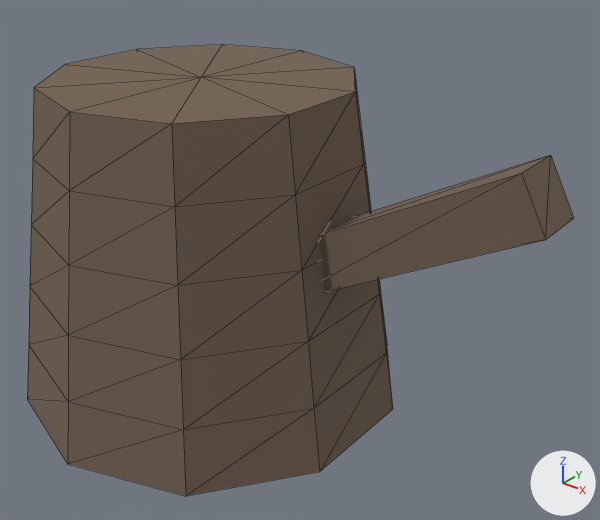
The OBJ model to-rust-as-we-fall/resources/models/peris-sim/props/watering_can/watering_can.obj: old version first, new version second.
One viewpoint serves both versions: a camera (50 mm lens) standing at (0.444, -0.437, 0.408) and looking at (0.082, 0.015, 0.128). Arrows for +X, +Y and +Z are at lower right; the lights stay in place. The older version comes first. Mesh edges are drawn as thin lines. Where no turn or scale is listed for an object, it has been applied to the vertices. Vertices at exactly the same position are counted once.

Names of what the first picture shows: 'watering_can'.
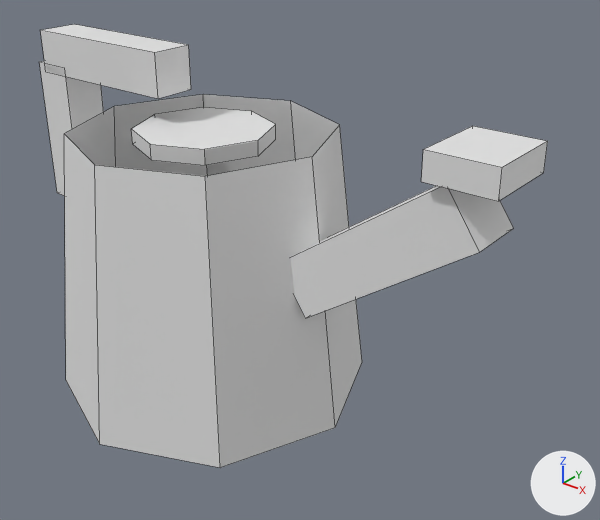
Edits to the bpy script that builds the scene:
```text
Change me_watering_can:
    used by ob_watering_can; location = (0.0, 0.0, 0.0)
    remove me_watering_can.from_pydata(...)  # 70 vertices, 132 faces; spans x -0.152..0.286, y -0.16..0.16, z 0.0..0.26
    remove me_watering_can.materials.append(mat_baked)  # picture img_watering_can_png
    add me_watering_can.from_pydata(...)  # 64 vertices, 43 faces; spans x -0.177..0.26, y -0.13..0.13, z 0.0..0.278
    me_watering_can part 1: a new loose piece, an 8-sided cylinder along z spanning x -0.055..0.055, y -0.055..0.055, z 0.21..0.222
    me_watering_can part 2: a new loose piece, a box spanning x 0.21..0.26, y -0.03..0.03, z 0.235..0.255
    me_watering_can part 3: a new loose piece, a box spanning x -0.17..-0.03, y -0.017..0.018, z 0.243..0.278
    me_watering_can part 4: a new loose piece, a box spanning x -0.177..-0.142, y -0.017..0.018, z 0.13..0.25
    me_watering_can part 5: the loose piece of 62 vertices spanning x -0.152..0.152, y -0.16..0.16, z 0.0..0.26 is rebuilt with 16 vertices and now spans x -0.13..0.13, y -0.13..0.13, z 0.0..0.22
    me_watering_can part 6: the loose piece of 8 vertices spanning x 0.074..0.286, y -0.02..0.02, z 0.11..0.25 is rebuilt with 8 vertices and now spans x 0.092..0.248, y -0.022..0.023, z 0.106..0.234
```

What differs and where, as boxes (x1, y1, x2, y2) in the pictures (600 x 520 px):
'watering_can', reshaped, recoloured (7% narrower)
    before: (27, 45, 574, 496)
    after: (39, 24, 548, 468)
part 1 of me_watering_can, added
    after: (131, 107, 276, 165)
part 2 of me_watering_can, added
    after: (421, 126, 548, 201)
part 3 of me_watering_can, added
    after: (40, 24, 191, 99)
part 4 of me_watering_can, added
    after: (39, 61, 104, 196)
part 5 of me_watering_can, rebuilt (19% narrower, 17% shorter)
    before: (27, 45, 393, 496)
    after: (64, 94, 362, 468)
part 6 of me_watering_can, rebuilt
    before: (319, 155, 574, 292)
    after: (291, 186, 513, 318)
